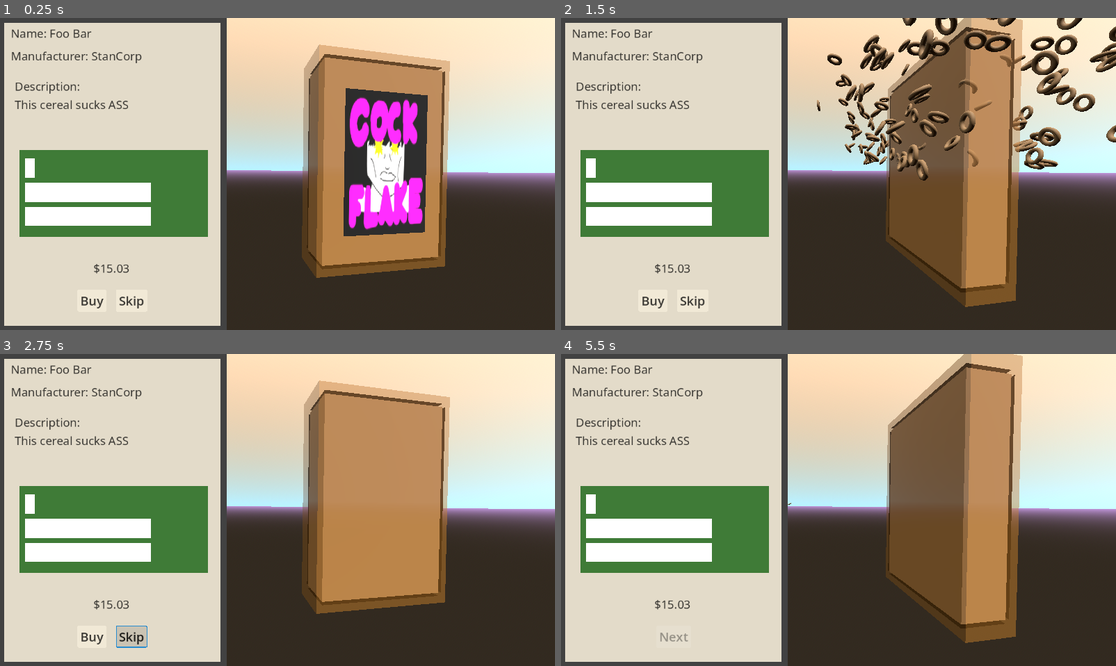
Above: before the commit, frames 1-4 (two rows, left to right).
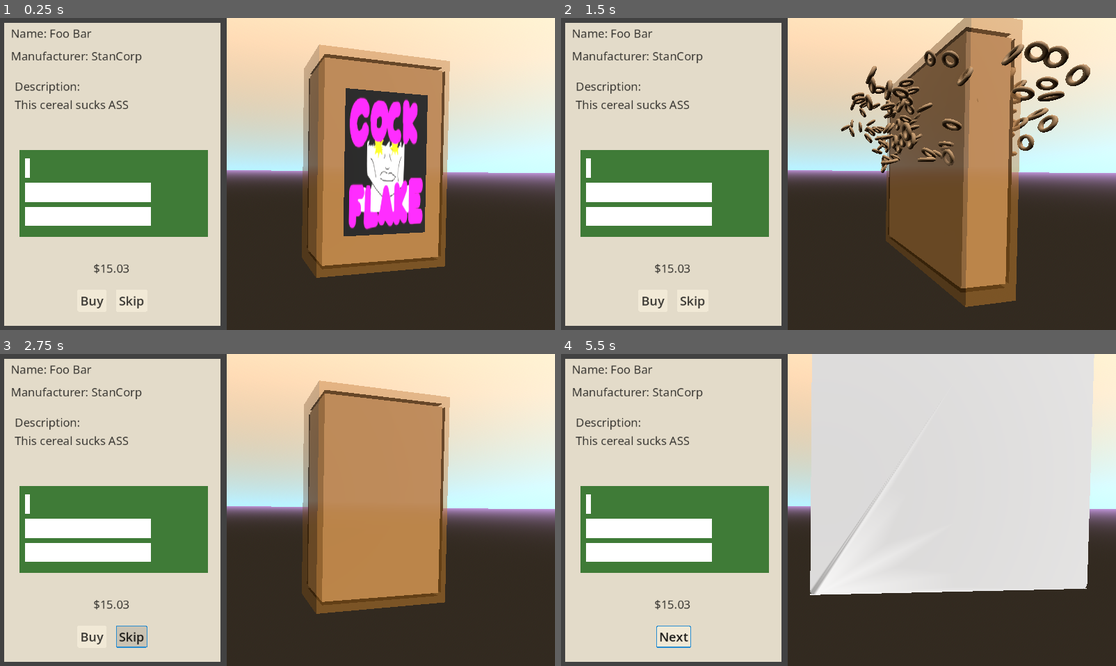
Above: after the commit, the same moments.

Repository: apet2929/NoviceJam2
Game: Godot game, scene res://game.tscn
The game is run twice, just before and just after one commit, with the same random seed, the same clock (stepped at 60 frames per second) and the same inputs.
Inputs (mouse positions are in pixels of both pictures, inside the frame that each line leads up to):
- Up to frame 1 (0.25 s): no input
- Up to frame 2 (1.5 s): click "Buy" at 0.5 s; click "Next" at 1.25 s
- Up to frame 3 (2.75 s): click "Skip" at 2 s
- Up to frame 4 (5.5 s): click "Skip" at 2.75 s; click "Buy" at 3.5 s; click (672, 637) at 4.25 s, where only the run before the commit has a clickable "Next"; click (655, 637) at 5 s, where only the run before the commit has a clickable "Buy"

The runs differ from the first frame. In frame 1, less than 0.1% of the frame differs, in the area x 5-7%, y 44-52%; in frame 2, 8.2%; in frame 3, less than 0.1%; in frame 4, 36%, in the area x 5-97%, y 0-95%.

Commit message:
2 toys per box

Diff:
--- a/box_data.gd
+++ b/box_data.gd
@@ -10,13 +10,14 @@
 };
 
 
+
 @export var name: String;
 @export var price: float;
 @export var description: String;
 @export var manufacturer: String;
 @export var rarity: Rarity;
 @export var material: BaseMaterial3D;
-@export var toy_mesh: Mesh;
+@export var toy_meshes: Array[Mesh];
 @export var brand_texture: Texture;
 
 func _init(Price=0.0, Name="Debug", Description="", Manufacturer="", Rarity=Rarity.COMMON):
--- a/boxes/box1.tres
+++ b/boxes/box1.tres
@@ -1,9 +1,10 @@
-[gd_resource type="Resource" script_class="BoxData" load_steps=5 format=3 uid="uid://dodxpwt56pekm"]
+[gd_resource type="Resource" script_class="BoxData" load_steps=6 format=3 uid="uid://dodxpwt56pekm"]
 
 [ext_resource type="Material" uid="uid://oiwtu2q0vjt0" path="res://cereal.tres" id="1_p4p0l"]
 [ext_resource type="Texture2D" uid="uid://cwu4d6aprp06k" path="res://assets/Cock Flake.png" id="1_smfpb"]
 [ext_resource type="Script" uid="uid://bq45u8nsq6ujc" path="res://box_data.gd" id="2_smfpb"]
 [ext_resource type="ArrayMesh" uid="uid://cnw675senpvdi" path="res://bunny_mesh.tres" id="4_ik6fi"]
+[ext_resource type="ArrayMesh" uid="uid://t0giom7asxot" path="res://assets/cereal_box.obj" id="5_qe3nr"]
 
 [resource]
 script = ExtResource("2_smfpb")
@@ -13,6 +14,6 @@
 manufacturer = "StanCorp"
 rarity = 0
 material = ExtResource("1_p4p0l")
-toy_mesh = ExtResource("4_ik6fi")
+toy_meshes = Array[Mesh]([ExtResource("4_ik6fi"), ExtResource("5_qe3nr")])
 brand_texture = ExtResource("1_smfpb")
 metadata/_custom_type_script = "uid://bq45u8nsq6ujc"
--- a/boxes/box2.tres
+++ b/boxes/box2.tres
@@ -9,8 +9,9 @@
 albedo_color = Color(0.53759, 0.330181, 0.466143, 1)
 roughness = 0.35
 
-[sub_resource type="TextMesh" id="TextMesh_b8tuu"]
-text = "Hello World"
+[sub_resource type="TorusMesh" id="TorusMesh_dsvg0"]
+
+[sub_resource type="CapsuleMesh" id="CapsuleMesh_rq45j"]
 
 [resource]
 script = ExtResource("2_dsvg0")
@@ -20,6 +21,6 @@
 manufacturer = "ShitBrix"
 rarity = 2
 material = SubResource("StandardMaterial3D_dsvg0")
-toy_mesh = SubResource("TextMesh_b8tuu")
+toy_meshes = Array[Mesh]([SubResource("TorusMesh_dsvg0"), SubResource("CapsuleMesh_rq45j")])
 brand_texture = ExtResource("1_dsvg0")
 metadata/_custom_type_script = "uid://bq45u8nsq6ujc"
--- a/cereal_box.tscn
+++ b/cereal_box.tscn
@@ -13,6 +13,7 @@
 description = "Description"
 manufacturer = "StanCorp"
 rarity = 0
+toy_meshes = Array[Mesh]([])
 metadata/_custom_type_script = "uid://bq45u8nsq6ujc"
 
 [sub_resource type="StandardMaterial3D" id="StandardMaterial3D_k8fp7"]
--- a/game.gd
+++ b/game.gd
@@ -4,6 +4,7 @@
 
 @export var possible_boxes: Array[BoxData] = []
 @export var rarity_mats: Dictionary[BoxData.Rarity, BaseMaterial3D] = {}
+var selected_toy = -1 # selected_toy either 0 (first toy) or 1 (second toy)
 
 func _ready() -> void:
 	$CerealExplosion.emitting = false
@@ -17,7 +18,11 @@
 
 func buy_box():
 	var box = $CerealBox.data
-	self.money -= box.price
+	var prices = %PriceGraph.get_market_price() # [box price, toy 1 price, toy 2 price]
+	self.money -= prices[0]
+	self.selected_toy = 0 if randf() > 0.5 else 1
+	self.money += prices[selected_toy + 1]
+
 	play_swing()
 	$UI/VSplitContainer/ColorRect2/BuyContainer.visible = false
 	$UI/VSplitContainer/ColorRect2/NextContainer.visible = true
@@ -40,7 +45,8 @@
 
 func spawn_toy():
 	$Toy.visible = true
-	$Toy.load_toy($CerealBox.data.toy_mesh, null)
+	print(selected_toy)
+	$Toy.load_toy($CerealBox.data.toy_meshes[selected_toy], null)
 
 
 func spawn_new_box():
--- a/game.tscn
+++ b/game.tscn
@@ -41,6 +41,47 @@
 "values": [Vector3(-1.2533, -1.19221, 0.697544)]
 }
 
+[sub_resource type="Animation" id="Animation_lc2xo"]
+resource_name = "beatdown"
+tracks/0/type = "value"
+tracks/0/imported = false
+tracks/0/enabled = true
+tracks/0/path = NodePath(".:position")
+tracks/0/interp = 1
+tracks/0/loop_wrap = true
+tracks/0/keys = {
+"times": PackedFloat32Array(0, 0.9),
+"transitions": PackedFloat32Array(1, 1),
+"update": 0,
+"values": [Vector3(0, -1.8028, 11.0415), Vector3(0, -1.803, -10.853)]
+}
+tracks/1/type = "value"
+tracks/1/imported = false
+tracks/1/enabled = true
+tracks/1/path = NodePath(".:rotation")
+tracks/1/interp = 1
+tracks/1/loop_wrap = true
+tracks/1/keys = {
+"times": PackedFloat32Array(0),
+"transitions": PackedFloat32Array(1),
+"update": 0,
+"values": [Vector3(0, 0, 0)]
+}
+tracks/2/type = "method"
+tracks/2/imported = false
+tracks/2/enabled = true
+tracks/2/path = NodePath("..")
+tracks/2/interp = 1
+tracks/2/loop_wrap = true
+tracks/2/keys = {
+"times": PackedFloat32Array(0.4),
+"transitions": PackedFloat32Array(1),
+"values": [{
+"args": [],
+"method": &"explode"
+}]
+}
+
 [sub_resource type="Animation" id="Animation_iotsf"]
 resource_name = "smack"
 tracks/0/type = "value"
@@ -75,89 +116,6 @@
 tracks/2/loop_wrap = true
 tracks/2/keys = {
 "times": PackedFloat32Array(0.766667),
-"transitions": PackedFloat32Array(1),
-"values": [{
-"args": [],
-"method": &"explode"
-}]
-}
-
-[sub_resource type="Animation" id="Animation_e2o6t"]
-resource_name = "swing"
-length = 5.0
-tracks/0/type = "method"
-tracks/0/imported = false
-tracks/0/enabled = true
-tracks/0/path = NodePath("..")
-tracks/0/interp = 1
-tracks/0/loop_wrap = true
-tracks/0/keys = {
-"times": PackedFloat32Array(0.533333),
-"transitions": PackedFloat32Array(1),
-"values": [{
-"args": [],
-"method": &"explode"
-}]
-}
-tracks/1/type = "value"
-tracks/1/imported = false
-tracks/1/enabled = true
-tracks/1/path = NodePath(".:position")
-tracks/1/interp = 1
-tracks/1/loop_wrap = true
-tracks/1/keys = {
-"times": PackedFloat32Array(0),
-"transitions": PackedFloat32Array(1),
-"update": 0,
-"values": [Vector3(-4.47062, 0, 0.677776)]
-}
-tracks/2/type = "value"
-tracks/2/imported = false
-tracks/2/enabled = true
-tracks/2/path = NodePath(".:rotation")
-tracks/2/interp = 1
-tracks/2/loop_wrap = true
-tracks/2/keys = {
-"times": PackedFloat32Array(0, 0.133333, 0.566667),
-"transitions": PackedFloat32Array(0.353553, 2.63902, 1),
-"update": 0,
-"values": [Vector3(-1.2533, 0.974839, 0.697544), Vector3(-1.25315, 0.0453786, 0.698132), Vector3(-0.492183, 4.71937, 0.698132)]
-}
-
-[sub_resource type="Animation" id="Animation_lc2xo"]
-resource_name = "beatdown"
-tracks/0/type = "value"
-tracks/0/imported = false
-tracks/0/enabled = true
-tracks/0/path = NodePath(".:position")
-tracks/0/interp = 1
-tracks/0/loop_wrap = true
-tracks/0/keys = {
-"times": PackedFloat32Array(0, 0.9),
-"transitions": PackedFloat32Array(1, 1),
-"update": 0,
-"values": [Vector3(0, -1.8028, 11.0415), Vector3(0, -1.803, -10.853)]
-}
-tracks/1/type = "value"
-tracks/1/imported = false
-tracks/1/enabled = true
-tracks/1/path = NodePath(".:rotation")
-tracks/1/interp = 1
-tracks/1/loop_wrap = true
-tracks/1/keys = {
-"times": PackedFloat32Array(0),
-"transitions": PackedFloat32Array(1),
-"update": 0,
-"values": [Vector3(0, 0, 0)]
-}
-tracks/2/type = "method"
-tracks/2/imported = false
-tracks/2/enabled = true
-tracks/2/path = NodePath("..")
-tracks/2/interp = 1
-tracks/2/loop_wrap = true
-tracks/2/keys = {
-"times": PackedFloat32Array(0.4),
 "transitions": PackedFloat32Array(1),
 "values": [{
 "args": [],
@@ -207,6 +165,48 @@
 }]
 }
 
+[sub_resource type="Animation" id="Animation_e2o6t"]
+resource_name = "swing"
+length = 5.0
+tracks/0/type = "method"
+tracks/0/imported = false
+tracks/0/enabled = true
+tracks/0/path = NodePath("..")
+tracks/0/interp = 1
+tracks/0/loop_wrap = true
+tracks/0/keys = {
+"times": PackedFloat32Array(0.533333),
+"transitions": PackedFloat32Array(1),
+"values": [{
+"args": [],
+"method": &"explode"
+}]
+}
+tracks/1/type = "value"
+tracks/1/imported = false
+tracks/1/enabled = true
+tracks/1/path = NodePath(".:position")
+tracks/1/interp = 1
+tracks/1/loop_wrap = true
+tracks/1/keys = {
+"times": PackedFloat32Array(0),
+"transitions": PackedFloat32Array(1),
+"update": 0,
+"values": [Vector3(-4.47062, 0, 0.677776)]
+}
+tracks/2/type = "value"
+tracks/2/imported = false
+tracks/2/enabled = true
+tracks/2/path = NodePath(".:rotation")
+tracks/2/interp = 1
+tracks/2/loop_wrap = true
+tracks/2/keys = {
+"times": PackedFloat32Array(0, 0.133333, 0.566667),
+"transitions": PackedFloat32Array(0.353553, 2.63902, 1),
+"update": 0,
+"values": [Vector3(-1.2533, 0.974839, 0.697544), Vector3(-1.25315, 0.0453786, 0.698132), Vector3(-0.492183, 4.71937, 0.698132)]
+}
+
 [sub_resource type="AnimationLibrary" id="AnimationLibrary_fc0e3"]
 _data = {
 &"RESET": SubResource("Animation_feb5d"),
@@ -216,7 +216,7 @@
 &"swing": SubResource("Animation_e2o6t")
 }
 
-[node name="Game" type="Node3D"]
+[node name="Game2" type="Node3D"]
 script = ExtResource("1_ryrav")
 possible_boxes = Array[ExtResource("2_iotsf")]([ExtResource("4_hve3p"), ExtResource("4_lc2xo")])
 
@@ -377,6 +377,7 @@
 Foo bar"
 
 [node name="PriceGraph" type="ColorRect" parent="UI"]
+unique_name_in_owner = true
 custom_minimum_size = Vector2(80, 80)
 layout_mode = 1
 anchors_preset = 4
--- a/game2.tscn
+++ b/game2.tscn
@@ -16,31 +16,57 @@
 
 [sub_resource type="Animation" id="Animation_feb5d"]
 length = 0.001
-tracks/0/type = "position_3d"
+tracks/0/type = "value"
 tracks/0/imported = false
 tracks/0/enabled = true
-tracks/0/path = NodePath(".")
+tracks/0/path = NodePath(".:position")
 tracks/0/interp = 1
 tracks/0/loop_wrap = true
-tracks/0/keys = PackedFloat32Array()
-
-[sub_resource type="Animation" id="Animation_e2o6t"]
-resource_name = "swing"
-length = 5.0
-tracks/0/type = "position_3d"
+tracks/0/keys = {
+"times": PackedFloat32Array(0),
+"transitions": PackedFloat32Array(1),
+"update": 0,
+"values": [Vector3(3.60052, 0, 5.75074)]
+}
+tracks/1/type = "value"
+tracks/1/imported = false
+tracks/1/enabled = true
+tracks/1/path = NodePath(".:rotation")
+tracks/1/interp = 1
+tracks/1/loop_wrap = true
+tracks/1/keys = {
+"times": PackedFloat32Array(0),
+"transitions": PackedFloat32Array(1),
+"update": 0,
+"values": [Vector3(-1.2533, -1.19221, 0.697544)]
+}
+
+[sub_resource type="Animation" id="Animation_iotsf"]
+resource_name = "smack"
+tracks/0/type = "value"
 tracks/0/imported = false
 tracks/0/enabled = true
-tracks/0/path = NodePath(".")
+tracks/0/path = NodePath(".:position")
 tracks/0/interp = 1
 tracks/0/loop_wrap = true
-tracks/0/keys = PackedFloat32Array(0.0333333, 1, 3.60052, 0, 5.75074, 0.533333, 1, 3.60052, 0, 4.87893, 0.866667, 1, 3.60052, 0, 4.21861, 1.8, 1, 3.60052, 0, 5.75074)
-tracks/1/type = "rotation_3d"
+tracks/0/keys = {
+"times": PackedFloat32Array(0, 0.766667),
+"transitions": PackedFloat32Array(1.7411, 1),
+"update": 0,
+"values": [Vector3(-142.983, 0, 19.248), Vector3(5.58, 1.185, 0.678)]
+}
+tracks/1/type = "value"
 tracks/1/imported = false
 tracks/1/enabled = true
-tracks/1/path = NodePath(".")
+tracks/1/path = NodePath(".:rotation")
 tracks/1/interp = 1
 tracks/1/loop_wrap = true
-tracks/1/keys = PackedFloat32Array(0.0333333, 1, -0.611483, -0.261527, -0.0803488, 0.742453, 0.833333, 1, -0.488063, 0.342208, 0.377044, 0.708891, 1.66667, 1, 0.114251, 0.77589, 0.620436, -0.00119781, 2.7, 1, -0.388697, -0.663211, -0.329674, 0.54807)
+tracks/1/keys = {
+"times": PackedFloat32Array(0, 0.766667),
+"transitions": PackedFloat32Array(1, 1),
+"update": 0,
+"values": [Vector3(-1.2533, 0.974839, 0.697544), Vector3(-1.25315, 0.785398, 34.0688)]
+}
 tracks/2/type = "method"
 tracks/2/imported = false
 tracks/2/enabled = true
@@ -48,7 +74,7 @@
 tracks/2/interp = 1
 tracks/2/loop_wrap = true
 tracks/2/keys = {
-"times": PackedFloat32Array(0.533333),
+"times": PackedFloat32Array(0.5),
 "transitions": PackedFloat32Array(1),
 "values": [{
 "args": [],
@@ -56,9 +82,52 @@
 }]
 }
 
+[sub_resource type="Animation" id="Animation_e2o6t"]
+resource_name = "swing"
+length = 5.0
+tracks/0/type = "method"
+tracks/0/imported = false
+tracks/0/enabled = true
+tracks/0/path = NodePath("..")
+tracks/0/interp = 1
+tracks/0/loop_wrap = true
+tracks/0/keys = {
+"times": PackedFloat32Array(0.533333),
+"transitions": PackedFloat32Array(1),
+"values": [{
+"args": [],
+"method": &"explode"
+}]
+}
+tracks/1/type = "value"
+tracks/1/imported = false
+tracks/1/enabled = true
+tracks/1/path = NodePath(".:position")
+tracks/1/interp = 1
+tracks/1/loop_wrap = true
+tracks/1/keys = {
+"times": PackedFloat32Array(0),
+"transitions": PackedFloat32Array(1),
+"update": 0,
+"values": [Vector3(-4.47062, 0, 0.677776)]
+}
+tracks/2/type = "value"
+tracks/2/imported = false
+tracks/2/enabled = true
+tracks/2/path = NodePath(".:rotation")
+tracks/2/interp = 1
+tracks/2/loop_wrap = true
+tracks/2/keys = {
+"times": PackedFloat32Array(0, 0.133333, 0.566667),
+"transitions": PackedFloat32Array(0.353553, 2.63902, 1),
+"update": 0,
+"values": [Vector3(-1.2533, 0.974839, 0.697544), Vector3(-1.25315, 0.0453786, 0.698132), Vector3(-0.492183, 4.71937, 0.698132)]
+}
+
 [sub_resource type="AnimationLibrary" id="AnimationLibrary_fc0e3"]
 _data = {
 &"RESET": SubResource("Animation_feb5d"),
+&"smack": SubResource("Animation_iotsf"),
 &"swing": SubResource("Animation_e2o6t")
 }
 
@@ -82,7 +151,7 @@
 light_energy = 2.778
 
 [node name="Bat" parent="." instance=ExtResource("7_8tca4")]
-transform = Transform3D(0.999999, 0, 0, 0, 1, 0, 0, 0, 1, 0, 0, 0)
+transform = Transform3D(0.850296, 0.439144, -0.290083, 0.20053, 0.239268, 0.950021, 0.486603, -0.865969, 0.115387, 3.60052, 0, 5.75074)
 
 [node name="AnimationPlayer" type="AnimationPlayer" parent="Bat"]
 libraries = {
@@ -175,8 +244,45 @@
 text = "$0"
 horizontal_alignment = 1
 
+[node name="BuyContainer" type="HFlowContainer" parent="UI/VSplitContainer/ColorRect2"]
+layout_mode = 2
+offset_top = 404.0
+offset_right = 450.0
+offset_bottom = 450.0
+grow_horizontal = 2
+grow_vertical = 0
+theme = ExtResource("10_5gpan")
+theme_override_constants/h_separation = 20
+alignment = 1
+
+[node name="BuyButton" parent="UI/VSplitContainer/ColorRect2/BuyContainer" instance=ExtResource("12_7drl1")]
+unique_name_in_owner = true
+layout_mode = 2
+
+[node name="SkipButton" parent="UI/VSplitContainer/ColorRect2/BuyContainer" instance=ExtResource("12_7drl1")]
+unique_name_in_owner = true
+layout_mode = 2
+text = "Skip"
+
+[node name="NextContainer" type="HFlowContainer" parent="UI/VSplitContainer/ColorRect2"]
+visible = false
+layout_mode = 2
+offset_top = 404.0
+offset_right = 450.0
+offset_bottom = 450.0
+grow_horizontal = 2
+grow_vertical = 0
+theme = ExtResource("10_5gpan")
+theme_override_constants/h_separation = 20
+alignment = 1
+
+[node name="NextButton" parent="UI/VSplitContainer/ColorRect2/NextContainer" instance=ExtResource("12_7drl1")]
+unique_name_in_owner = true
+layout_mode = 2
+text = "Next"
+
 [node name="Description" type="Label" parent="UI/VSplitContainer/ColorRect2"]
-layout_mode = 2
+layout_mode = 0
 offset_left = 18.0
 offset_top = -39.0
 offset_right = 436.0
@@ -185,70 +291,70 @@
 text = "Description:
 Foo bar"
 
-[node name="BuyContainer" type="HFlowContainer" parent="UI/VSplitContainer/ColorRect2"]
-layout_mode = 2
-offset_top = 404.0
-offset_right = 450.0
-offset_bottom = 450.0
-grow_horizontal = 2
-grow_vertical = 0
-theme = ExtResource("10_5gpan")
-theme_override_constants/h_separation = 20
-alignment = 1
-
-[node name="BuyButton" parent="UI/VSplitContainer/ColorRect2/BuyContainer" instance=ExtResource("12_7drl1")]
-unique_name_in_owner = true
-layout_mode = 2
-
-[node name="SkipButton" parent="UI/VSplitContainer/ColorRect2/BuyContainer" instance=ExtResource("12_7drl1")]
-unique_name_in_owner = true
-layout_mode = 2
-text = "Skip"
-
-[node name="NextContainer" type="HFlowContainer" parent="UI/VSplitContainer/ColorRect2"]
-visible = false
-layout_mode = 2
-offset_top = 404.0
-offset_right = 450.0
-offset_bottom = 450.0
-grow_horizontal = 2
-grow_vertical = 0
-theme = ExtResource("10_5gpan")
-theme_override_constants/h_separation = 20
-alignment = 1
-
-[node name="NextButton" parent="UI/VSplitContainer/ColorRect2/NextContainer" instance=ExtResource("12_7drl1")]
-unique_name_in_owner = true
-layout_mode = 2
-text = "Next"
-
-[node name="ColorRect2" type="ColorRect" parent="UI"]
-layout_mode = 0
-offset_left = 904.0
-offset_top = 2.0
-offset_right = 1146.0
-offset_bottom = 69.0
-color = Color(0.890196, 0.858824, 0.788235, 1)
-
-[node name="BoxName" type="Label" parent="UI/ColorRect2"]
-layout_mode = 1
-anchors_preset = 1
-anchor_left = 1.0
-anchor_right = 1.0
-offset_left = -232.0
-offset_top = 13.0
-offset_right = -22.0
-offset_bottom = 56.0
-grow_horizontal = 0
-theme = ExtResource("10_5gpan")
-text = "Balance: $3.50 yo "
-
 [node name="PriceGraph" type="ColorRect" parent="UI"]
+unique_name_in_owner = true
 custom_minimum_size = Vector2(80, 80)
-layout_mode = 2
-offset_left = 37.0
-offset_top = 284.0
-offset_right = 427.0
-offset_bottom = 464.0
+layout_mode = 1
+anchors_preset = 4
+anchor_top = 0.5
+anchor_bottom = 0.5
+offset_left = 42.0
+offset_top = -50.0
+offset_right = 432.0
+offset_bottom = 130.0
+grow_vertical = 2
 color = Color(0.245529, 0.481155, 0.214422, 1)
 script = ExtResource("13_2wyxb")
+
+[node name="Bars" type="VBoxContainer" parent="UI/PriceGraph"]
+layout_mode = 1
+anchors_preset = 15
+anchor_right = 1.0
+anchor_bottom = 1.0
+offset_left = 12.0
+offset_top = 21.0
+offset_right = -116.0
+offset_bottom = -10.0
+grow_horizontal = 2
+grow_vertical = 2
+theme_override_constants/separation = 10
+
+[node name="Bar1" type="ColorRect" parent="UI/PriceGraph/Bars"]
+custom_minimum_size = Vector2(20, 30.09)
+layout_mode = 2
+size_flags_horizontal = 0
+
+[node name="Bar2" type="ColorRect" parent="UI/PriceGraph/Bars"]
+custom_minimum_size = Vector2(20, 30.09)
+layout_mode = 2
+size_flags_vertical = 8
+
+[node name="Bar3" type="ColorRect" parent="UI/PriceGraph/Bars"]
+custom_minimum_size = Vector2(20, 30.09)
+layout_mode = 2
+size_flags_vertical = 8
+
+[node name="YAxis" type="ColorRect" parent="UI/PriceGraph"]
+layout_mode = 2
+offset_left = 10.0
+offset_top = 5.0
+offset_right = 14.0
+offset_bottom = 152.0
+color = Color(0.530148, 0.742614, 0.476128, 1)
+
+[node name="XAxis" type="ColorRect" parent="UI/PriceGraph"]
+layout_mode = 2
+offset_left = 12.0
+offset_top = 147.52
+offset_right = 274.0
+offset_bottom = 151.52
+color = Color(0.530148, 0.742614, 0.476128, 1)
+
+[node name="Label" type="Label" parent="UI/PriceGraph"]
+layout_mode = 0
+offset_left = 11.0
+offset_top = 148.0
+offset_right = 289.0
+offset_bottom = 176.0
+theme_override_font_sizes/font_size = 14
+text = "-50%                       0%                        +50%"
--- a/market.gd
+++ b/market.gd
@@ -16,20 +16,30 @@
 
 const SCROLL_RATE = 0.5 # updates per second
 
+func get_market_price():
+	return current_prices
+
 func _ready() -> void:
-	#for header in headers:
-		#data.append(PriceData.new(10, 0.3, 0.5, 10))
-	pass
+	for header in headers:
+		current_prices.append(0.0)
+		last_prices.append(0.0)
+		next_prices.append(0.0)
+	await get_tree().create_timer(SCROLL_RATE).timeout
+
+func update_prices():
+	last_prices.clear()
+	last_prices.append_array(current_prices)
+	current_prices = next_prices
+	for i in range(0, len(next_prices)):
+		next_prices[i] = randf() - 0.5
 
 func _draw():
-	pass
-
-	#var bars = $Bars.get_children()
-	#for i in range(len(bars)):
-		#var bar: ColorRect = bars[i]
-		#var left = 10
-		#var right = bar.get_parent_area_size().x
-		#bar.custom_minimum_size.x = lerp(left, right, current_prices[i])
+	var bars = $Bars.get_children()
+	for i in range(len(bars)):
+		var bar: ColorRect = bars[i]
+		var left = 10
+		var right = bar.get_parent_area_size().x
+		bar.custom_minimum_size.x = lerp(float(left), float(right), float(current_prices[i]))
 
 func _process(delta) -> void:
 	pass
Not shown: 1 places in boxes/box2.tres that only renumber resources
Not shown: 1 places in game2.tscn that only renumber resources
